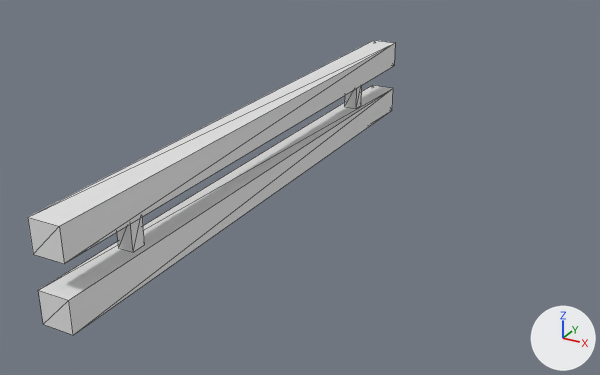
The FBX model Galactic Battle League/Assets/Models/Arena/02/fence_Short.FBX: old version first, new version second.
Rendered twice from a 50 mm camera at (6.88, -11.26, 5.79) aimed at (0.66, 0.05, 0.13). Every picture has the same lights, and +X, +Y and +Z are marked at lower right. Mesh edges are drawn as thin lines.

The older version as bpy lines, for what is in view:
```python
me_mesh = bpy.data.meshes.new('Mesh')
me_mesh.from_pydata(...)  # 32 vertices, 40 faces; spans x -10.0..10.0, y -197.0..197.0, z -30.0..30.0
ob_fence_short = bpy.data.objects.new('fence_Short', me_mesh)
ob_fence_short.location = (0.0, 0.0, 0.75)
ob_fence_short.scale = (0.0254, 0.0254, 0.0254)
```
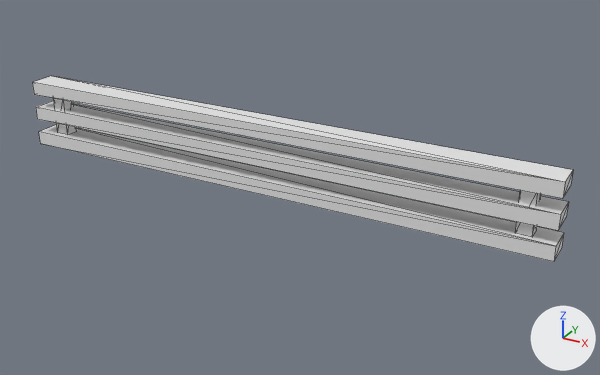
Edits to the bpy script that builds the scene:
```text
Change me_mesh:
    used by ob_fence_short; location = (0.0, 0.0, 0.75); scale = (0.0254, 0.0254, 0.0254)
    remove me_mesh.from_pydata(...)  # 32 vertices, 40 faces; spans x -10.0..10.0, y -197.0..197.0, z -30.0..30.0
    add me_mesh.from_pydata(...)  # 40 vertices, 50 faces; spans x -10.0..10.0, y -197.0..197.0, z 0.0..49.0
    me_mesh part 1: a new loose piece, a box spanning x -9.8..9.8, y -196.9..196.9, z 39.4..49.2
    me_mesh part 2: the loose piece of 8 vertices spanning x -4.0..6.0, y 131.0..141.0, z -10.0..10.0 is scaled about its middle by (1, 1, 1.5), then moved by (-1.0, 41.0, 25.0)
    me_mesh part 3: the loose piece of 8 vertices spanning x -4.0..6.0, y -144.0..-134.0, z -10.0..10.0 is scaled about its middle by (1, 1, 1.5), then moved by (-1.0, -38.0, 25.0)
    me_mesh part 4
    8 vertices are removed from x -10.0..10.0, y -197.0..197.0, z -30.0..-10.0
    22 faces are deleted
    8 new vertices lie (0.0, 0.0, -10.0) away from vertices in x -10.0..10.0, y -197.0..197.0, z 10.0..30.0
    20 new faces join them
Change ob_fence_short:
    ob_fence_short.location: (0.0, 0.0, 0.75) -> (0.0, 0.0, 0.0)
    ob_fence_short.rotation_euler: (0.0, 0.0, 0.0) -> (0.0, 0.0, 1.571)  # degrees (0, 0, 0) -> degrees (0, 0, 90)
```

Location of each change, [x1, y1, x2, y2] in pixels of the pictures (600 x 375 px; the box of a moved part takes in the faces that stretch with it):
'fence_Short', reshaped, moved, turned: before [28, 40, 395, 335]; after [32, 76, 573, 262]
part 1 of me_mesh, added: after [32, 76, 573, 198]
part 2 of me_mesh, moved or reshaped: before [345, 86, 362, 109]; after [54, 99, 76, 135]
part 3 of me_mesh, moved or reshaped: before [117, 217, 145, 252]; after [515, 190, 541, 237]
part 4 of me_mesh, moved or reshaped: before [28, 43, 395, 335]; after [36, 107, 569, 262]
